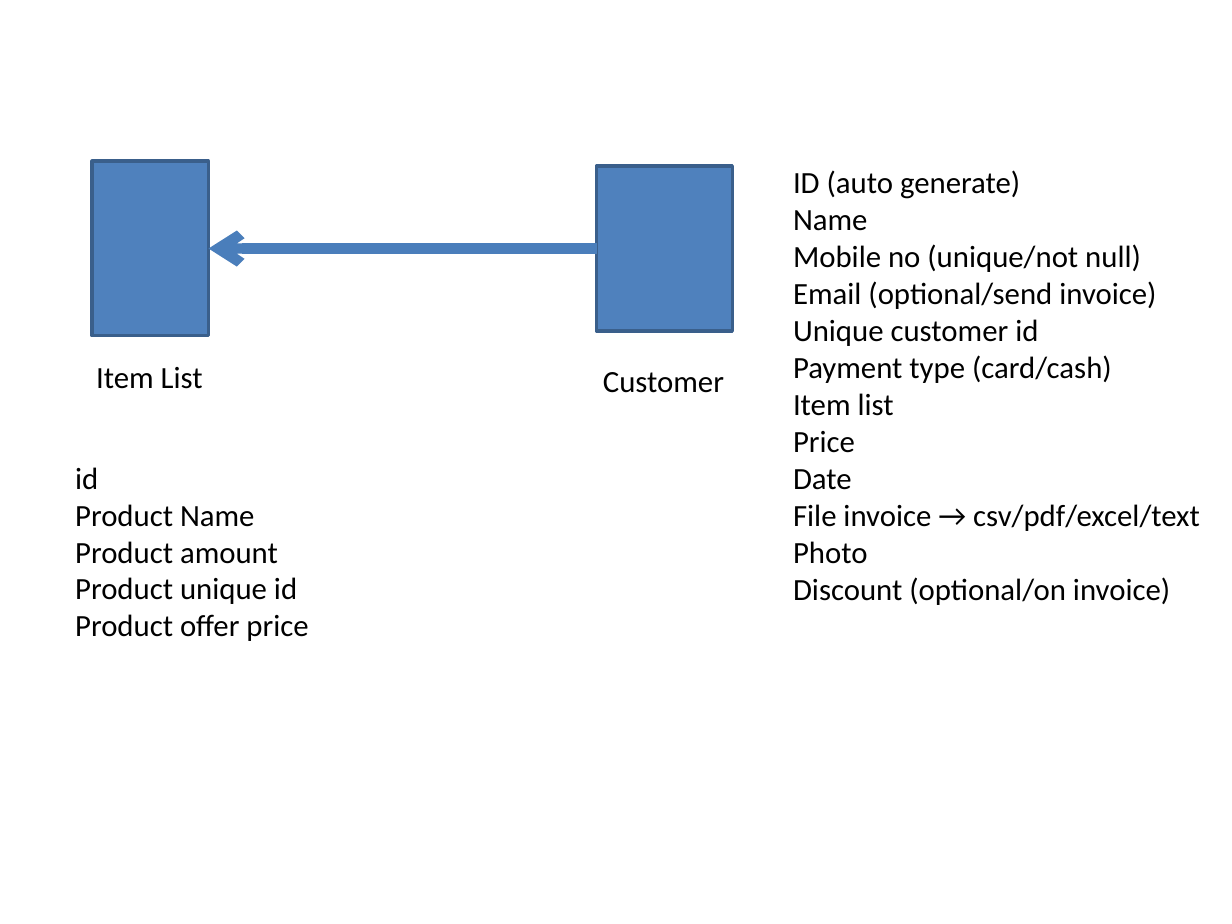
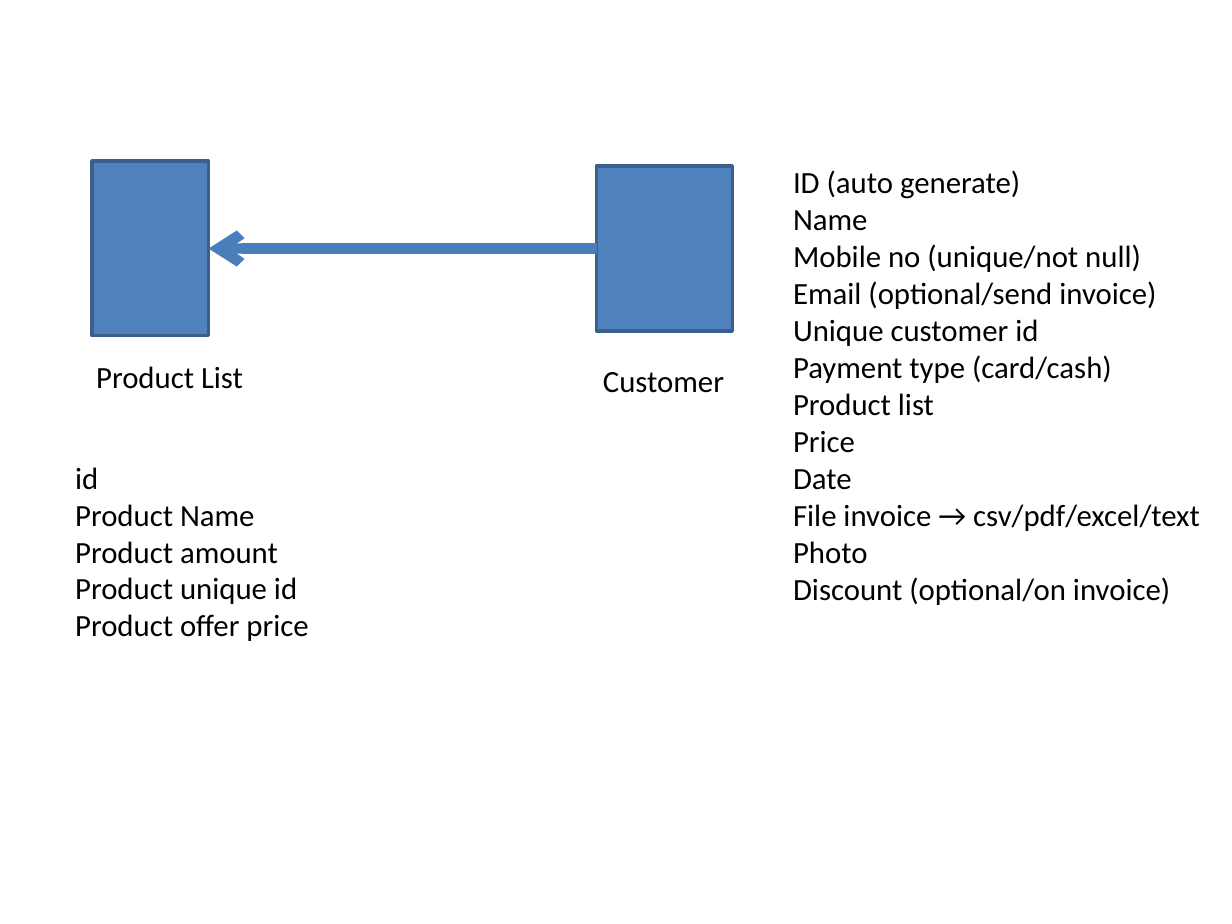
Before and after one commit to prakash8876/spring-jdbc-demo, a slide deck: slide 1 of market/market project.pptx. Drawn at 1232x924 pixels with LibreOffice and Linux fonts; fonts in the diff are those of the drawing. Boxes give left, top, right and bottom in pixels: in the first picture for what was removed or moved away, otherwise in the second. Text is boxed around its words. In the diff, an @@ line names an element or a change of style, - is before the commit and + after.

```diff
--- a/market/market project.pptx
+++ b/market/market project.pptx
@@ text at (x1=96, y1=366, x2=243, y2=389): text changed @@
-Item List
+Product List
@@ text at (x1=793, y1=393, x2=934, y2=416): text changed @@
-Item list
+Product list
```
Also in this commit, not shown: 1 other slide changed, 5 slides added.
